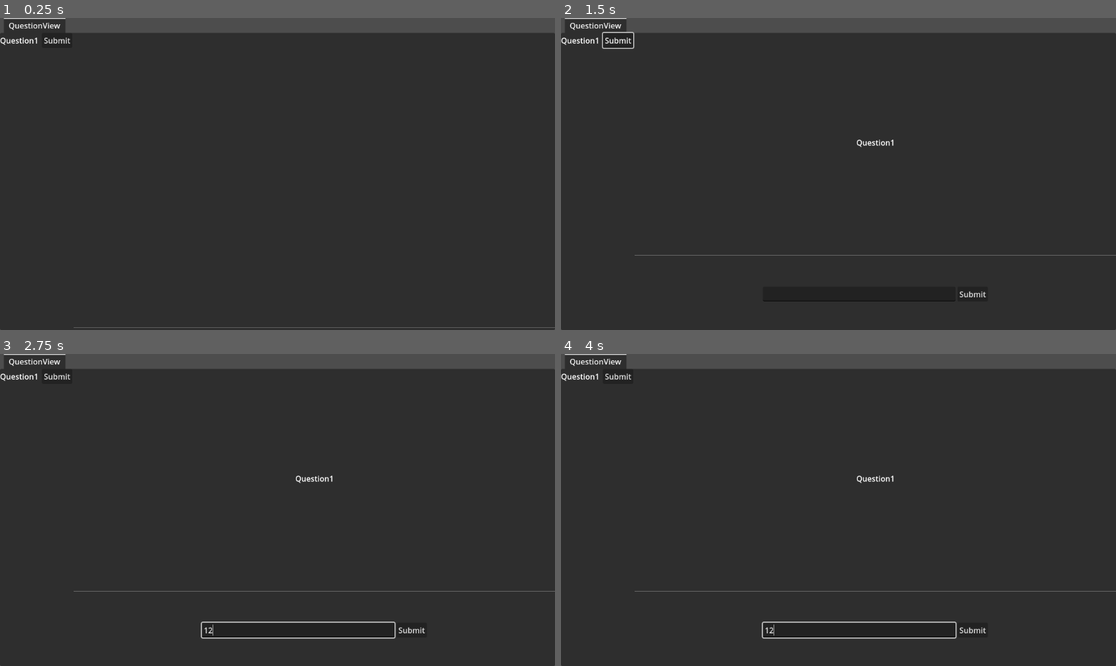
Above: before the commit, frames 1-4 (two rows, left to right).
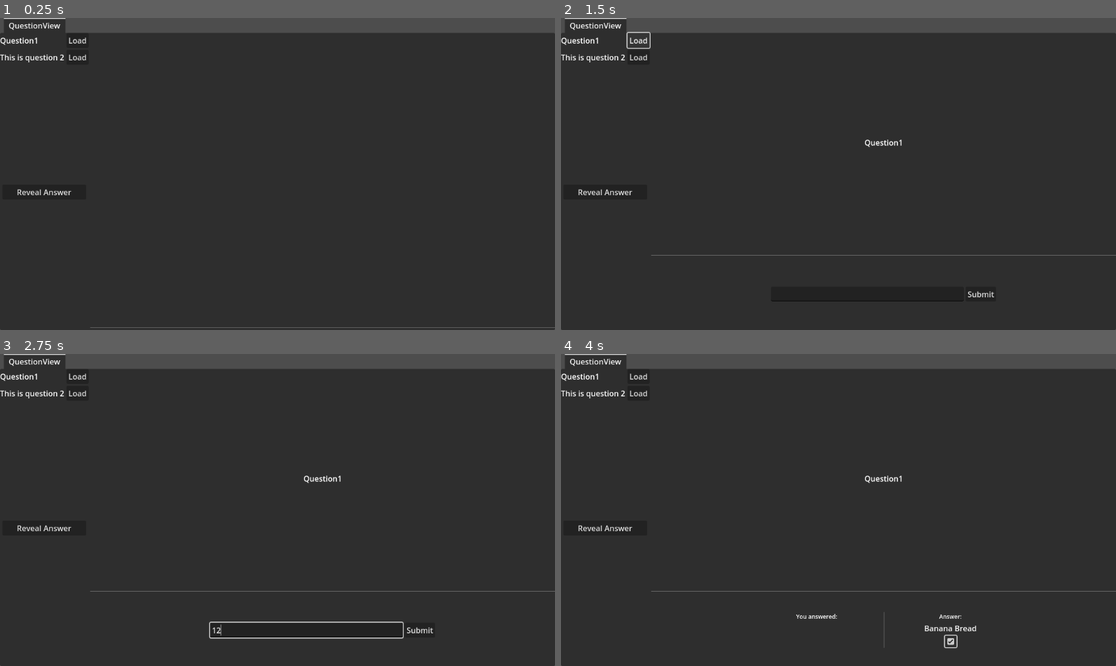
Above: after the commit, the same moments.

Repository: Klawneb/QuizzinMk3
Game: Godot game, scene res://Scenes/HostView/HostView.tscn
Two runs of this game, one before a commit and one after it. Both use one fixed random seed, a clock stepped at 60 frames per second and the inputs below. This scene is started directly instead of the project's main scene.
Inputs (mouse positions are in pixels of both pictures, inside the frame that each line leads up to):
- Up to frame 1 (0.25 s): no input
- Up to frame 2 (1.5 s): click (616, 39) at 0.5 s, where only the run before the commit has a clickable "Submit"; click (638, 39) at 1.25 s, where only the run after the commit has a clickable "Load"
- Up to frame 3 (2.75 s): click (299, 628) at 2.02 s; type "12" at 2.1 s
- Up to frame 4 (4 s): click (605, 528) at 2.75 s, where only the run after the commit has a clickable "Reveal Answer"; click (949, 641) at 3.52 s

The runs differ from the first frame. In frame 1, 0.3% of the frame differs, in the area x 0-17%, y 6-100%; in frame 2, 0.6%; in frame 3, 0.6%; in frame 4, 1.2%, in the area x 0-77%, y 6-95%.

Commit message:
add answering system

Diff:
--- a/Assets/Resources/Question.gd
+++ b/Assets/Resources/Question.gd
@@ -14,7 +14,7 @@
 
 @export var id: String
 @export var main_text: String
-@export var answer: String
+@export var answers: Array[String]
 
 @export var question_type: QuestionType
 @export var answer_type: AnswerType
--- a/Assets/Resources/Questions/Question1.tres
+++ b/Assets/Resources/Questions/Question1.tres
@@ -1,13 +1,11 @@
-[gd_resource type="Resource" script_class="Question" load_steps=3 format=3 uid="uid://guiuhoslgcme"]
+[gd_resource type="Resource" script_class="Question" load_steps=2 format=3 uid="uid://guiuhoslgcme"]
 
 [ext_resource type="Script" path="res://Assets/Resources/Question.gd" id="1_0n7nb"]
-[ext_resource type="PackedScene" uid="uid://cnqa23kwpui2f" path="res://Scenes/Lobby/Lobby.tscn" id="1_vkahi"]
 
 [resource]
 script = ExtResource("1_0n7nb")
 id = "1"
 main_text = "Question1"
-answer = "ASsaasdasd"
+answers = Array[String](["Banana Bread"])
 question_type = 0
 answer_type = 0
-scene = ExtResource("1_vkahi")
--- /dev/null
+++ b/Assets/Resources/Questions/Question2.tres
@@ -0,0 +1,11 @@
+[gd_resource type="Resource" script_class="TextQuestion" load_steps=2 format=3 uid="uid://b2d52mlw2gywp"]
+
+[ext_resource type="Script" path="res://Assets/Resources/TextQuestion.gd" id="1_7nqvd"]
+
+[resource]
+script = ExtResource("1_7nqvd")
+id = "9c4492d3-8585-4f55-b774-d61e5fdb9c9b"
+main_text = "This is question 2"
+answers = Array[String](["Question 2 has", "2 Answers"])
+question_type = 0
+answer_type = 0
--- a/Scenes/HostView/HostView.gd
+++ b/Scenes/HostView/HostView.gd
@@ -7,3 +7,6 @@
 		var question_list_item = load("res://Scenes/HostView/QuestionListItem/QuestionListItem.tscn").instantiate()
 		question_list_item.init(question)
 		question_list.add_child(question_list_item)
+
+func _on_reveal_answer_button_pressed() -> void:
+	QuestionManager.emit_reveal_answer.rpc()
--- a/Scenes/HostView/HostView.tscn
+++ b/Scenes/HostView/HostView.tscn
@@ -37,7 +37,26 @@
 
 [node name="QuestionList" type="VBoxContainer" parent="TabContainer/QuestionView/HBoxContainer/HostSidePanel"]
 layout_mode = 2
+size_flags_vertical = 3
+
+[node name="MarginContainer" type="MarginContainer" parent="TabContainer/QuestionView/HBoxContainer/HostSidePanel"]
+layout_mode = 2
+size_flags_vertical = 3
+theme_override_constants/margin_left = 5
+theme_override_constants/margin_top = 5
+theme_override_constants/margin_right = 5
+theme_override_constants/margin_bottom = 5
+
+[node name="QuestionControls" type="VBoxContainer" parent="TabContainer/QuestionView/HBoxContainer/HostSidePanel/MarginContainer"]
+layout_mode = 2
+size_flags_vertical = 3
+
+[node name="RevealAnswerButton" type="Button" parent="TabContainer/QuestionView/HBoxContainer/HostSidePanel/MarginContainer/QuestionControls"]
+layout_mode = 2
+text = "Reveal Answer"
 
 [node name="QuestionView" parent="TabContainer/QuestionView/HBoxContainer" instance=ExtResource("1_8ifo2")]
 layout_mode = 2
 size_flags_horizontal = 3
+
+[connection signal="pressed" from="TabContainer/QuestionView/HBoxContainer/HostSidePanel/MarginContainer/QuestionControls/RevealAnswerButton" to="." method="_on_reveal_answer_button_pressed"]
--- a/Scenes/HostView/QuestionListItem/QuestionListItem.tscn
+++ b/Scenes/HostView/QuestionListItem/QuestionListItem.tscn
@@ -16,6 +16,6 @@
 
 [node name="SubmitButton" type="Button" parent="."]
 layout_mode = 2
-text = "Submit"
+text = "Load"
 
 [connection signal="pressed" from="SubmitButton" to="." method="_on_submit_button_pressed"]
--- /dev/null
+++ b/Scenes/QuestionView/AnswerRevealed/AnswerMark.gd
@@ -0,0 +1,19 @@
+extends VBoxContainer
+
+@onready var answer_label: Label = $AnswerLabel
+
+var answer: String
+var question: Question
+
+func _ready() -> void:
+	answer_label.text = answer
+
+func init(question: Question, answer: String):
+	self.question = question
+	self.answer = answer
+
+func _on_check_box_toggled(button_pressed: bool) -> void:
+	if button_pressed:
+		AnswerManager.increase_answer_score.rpc_id(1, question.id, Utils.personal_id, 1)
+	else:
+		AnswerManager.increase_answer_score.rpc_id(1, question.id, Utils.personal_id, -1)
--- /dev/null
+++ b/Scenes/QuestionView/AnswerRevealed/AnswerMark.tscn
@@ -0,0 +1,22 @@
+[gd_scene load_steps=2 format=3 uid="uid://bn8xrnsdkk7cj"]
+
+[ext_resource type="Script" path="res://Scenes/QuestionView/AnswerRevealed/AnswerMark.gd" id="1_vmwm6"]
+
+[node name="AnswerMark" type="VBoxContainer"]
+size_flags_horizontal = 3
+size_flags_vertical = 3
+script = ExtResource("1_vmwm6")
+
+[node name="AnswerLabel" type="Label" parent="."]
+layout_mode = 2
+horizontal_alignment = 1
+
+[node name="BoxContainer" type="BoxContainer" parent="."]
+layout_mode = 2
+size_flags_vertical = 3
+alignment = 1
+
+[node name="CheckBox" type="CheckBox" parent="BoxContainer"]
+layout_mode = 2
+
+[connection signal="toggled" from="BoxContainer/CheckBox" to="." method="_on_check_box_toggled"]
--- /dev/null
+++ b/Scenes/QuestionView/AnswerRevealed/AnswerRevealed.gd
@@ -0,0 +1,25 @@
+extends QuestionBase
+
+@onready var your_answer: Label = %YourAnswer
+@onready var answer_mark_container: HBoxContainer = %AnswerMarkContainer
+
+func _ready() -> void:
+	load_your_answer()
+	load_answer_marking()
+
+func load_your_answer():
+	var answer = AnswerManager.get_answer(question.id, Utils.personal_id)
+
+	if not answer:
+		return
+
+	if answer == "":
+		your_answer.text = "Unanswered"
+
+	your_answer.text = answer
+
+func load_answer_marking():
+	for answer in question.answers:
+		var answer_mark = load("res://Scenes/QuestionView/AnswerRevealed/AnswerMark.tscn").instantiate()
+		answer_mark.init(question, answer)
+		answer_mark_container.add_child(answer_mark)
--- /dev/null
+++ b/Scenes/QuestionView/AnswerRevealed/AnswerRevealed.tscn
@@ -0,0 +1,68 @@
+[gd_scene load_steps=4 format=3 uid="uid://ibdedkxdynvm"]
+
+[ext_resource type="Script" path="res://Scenes/QuestionView/AnswerRevealed/AnswerRevealed.gd" id="1_4mw8t"]
+
+[sub_resource type="LabelSettings" id="LabelSettings_b44ln"]
+font_size = 12
+
+[sub_resource type="LabelSettings" id="LabelSettings_3ouw1"]
+font_size = 24
+
+[node name="AnswerRevealed" type="Control"]
+custom_minimum_size = Vector2(0, 150)
+layout_mode = 3
+anchors_preset = 15
+anchor_right = 1.0
+anchor_bottom = 1.0
+grow_horizontal = 2
+grow_vertical = 2
+size_flags_horizontal = 3
+size_flags_vertical = 3
+script = ExtResource("1_4mw8t")
+
+[node name="HBoxContainer" type="HBoxContainer" parent="."]
+layout_mode = 1
+anchors_preset = 14
+anchor_top = 0.5
+anchor_right = 1.0
+anchor_bottom = 0.5
+offset_top = -29.0
+offset_bottom = 29.0
+grow_horizontal = 2
+grow_vertical = 2
+alignment = 1
+
+[node name="VBoxContainer" type="VBoxContainer" parent="HBoxContainer"]
+custom_minimum_size = Vector2(250, 0)
+layout_mode = 2
+
+[node name="Label" type="Label" parent="HBoxContainer/VBoxContainer"]
+layout_mode = 2
+text = "You answered:"
+label_settings = SubResource("LabelSettings_b44ln")
+horizontal_alignment = 1
+
+[node name="YourAnswer" type="Label" parent="HBoxContainer/VBoxContainer"]
+unique_name_in_owner = true
+layout_mode = 2
+label_settings = SubResource("LabelSettings_3ouw1")
+horizontal_alignment = 1
+
+[node name="VSeparator" type="VSeparator" parent="HBoxContainer"]
+layout_mode = 2
+theme_override_constants/separation = 20
+
+[node name="VBoxContainer2" type="VBoxContainer" parent="HBoxContainer"]
+custom_minimum_size = Vector2(250, 0)
+layout_mode = 2
+
+[node name="Label2" type="Label" parent="HBoxContainer/VBoxContainer2"]
+layout_mode = 2
+text = "Answer:"
+label_settings = SubResource("LabelSettings_b44ln")
+horizontal_alignment = 1
+
+[node name="AnswerMarkContainer" type="HBoxContainer" parent="HBoxContainer/VBoxContainer2"]
+unique_name_in_owner = true
+layout_mode = 2
+alignment = 1
--- a/Scenes/QuestionView/AnswerText/AnswerText.gd
+++ b/Scenes/QuestionView/AnswerText/AnswerText.gd
@@ -1,7 +1,32 @@
 extends QuestionBase
 
 @onready var answer_input: LineEdit = $InputContainer/AnswerInput
+@onready var input_container: HBoxContainer = $InputContainer
+@onready var existing_answer_container: HBoxContainer = $ExistingAnswerContainer
+@onready var your_answer: Label = $ExistingAnswerContainer/VBoxContainer/YourAnswer
 
+
+func _ready() -> void:
+	AnswerManager.answers_updated.connect(update_existing_answer)
+
+	if AnswerManager.get_answer(question.id, Utils.personal_id) == "":
+		AnswerManager.add_answer.rpc_id(1, question.id, Utils.personal_id, "")
+
+	update_existing_answer()
 
 func _on_submit_button_pressed() -> void:
 	AnswerManager.add_answer.rpc_id(1, question.id, Utils.personal_id, answer_input.text)
+	set_existing_visible(true)
+
+func _on_edit_button_pressed() -> void:
+	set_existing_visible(false)
+
+func set_existing_visible(is_visible: bool):
+	input_container.visible = !is_visible
+	existing_answer_container.visible = is_visible
+
+func update_existing_answer():
+	var existing_answer = AnswerManager.get_answer(question.id, Utils.personal_id)
+	if existing_answer != "":
+		your_answer.text = existing_answer
+		set_existing_visible(true)
--- a/Scenes/QuestionView/AnswerText/AnswerText.tscn
+++ b/Scenes/QuestionView/AnswerText/AnswerText.tscn
@@ -1,6 +1,12 @@
-[gd_scene load_steps=2 format=3 uid="uid://dq6e7iml8jk2n"]
+[gd_scene load_steps=4 format=3 uid="uid://dq6e7iml8jk2n"]
 
 [ext_resource type="Script" path="res://Scenes/QuestionView/AnswerText/AnswerText.gd" id="1_pxv3a"]
+
+[sub_resource type="LabelSettings" id="LabelSettings_d1dbf"]
+font_size = 12
+
+[sub_resource type="LabelSettings" id="LabelSettings_mfy6e"]
+font_size = 24
 
 [node name="AnswerText" type="Control"]
 custom_minimum_size = Vector2(0, 150)
@@ -32,4 +38,38 @@
 layout_mode = 2
 text = "Submit"
 
+[node name="ExistingAnswerContainer" type="HBoxContainer" parent="."]
+visible = false
+layout_mode = 1
+anchors_preset = 14
+anchor_top = 0.5
+anchor_right = 1.0
+anchor_bottom = 0.5
+offset_top = -29.0
+offset_bottom = 29.0
+grow_horizontal = 2
+grow_vertical = 2
+alignment = 1
+
+[node name="VBoxContainer" type="VBoxContainer" parent="ExistingAnswerContainer"]
+layout_mode = 2
+
+[node name="Label" type="Label" parent="ExistingAnswerContainer/VBoxContainer"]
+layout_mode = 2
+text = "You answered:"
+label_settings = SubResource("LabelSettings_d1dbf")
+horizontal_alignment = 1
+
+[node name="YourAnswer" type="Label" parent="ExistingAnswerContainer/VBoxContainer"]
+layout_mode = 2
+label_settings = SubResource("LabelSettings_mfy6e")
+horizontal_alignment = 1
+
+[node name="EditButton" type="Button" parent="ExistingAnswerContainer"]
+layout_mode = 2
+size_flags_vertical = 4
+size_flags_stretch_ratio = 0.2
+text = "Edit"
+
 [connection signal="pressed" from="InputContainer/SubmitButton" to="." method="_on_submit_button_pressed"]
+[connection signal="pressed" from="ExistingAnswerContainer/EditButton" to="." method="_on_edit_button_pressed"]
--- a/Scenes/QuestionView/QuestionView.gd
+++ b/Scenes/QuestionView/QuestionView.gd
@@ -11,12 +11,16 @@
 	Question.AnswerType.TEXT: "res://Scenes/QuestionView/AnswerText/AnswerText.tscn"
 }
 
+var current_question: Question
+
 func _ready() -> void:
 	QuestionManager.question_load.connect(on_question_load)
+	QuestionManager.answer_reveal.connect(on_answer_revealed)
 
 func on_question_load(question: Question) -> void:
 	Utils.remove_all_children(question_container)
 	Utils.remove_all_children(answer_container)
+	current_question = question
 
 	if question.question_type != Question.QuestionType.NONE:
 		var question_node = load(QuestionScenes[question.question_type]).instantiate()
@@ -27,3 +31,10 @@
 		var answer_node = load(AnswerScenes[question.answer_type]).instantiate()
 		answer_node.init(question)
 		answer_container.add_child(answer_node)
+
+func on_answer_revealed():
+	Utils.remove_all_children(answer_container)
+
+	var revealed_answer = load("res://Scenes/QuestionView/AnswerRevealed/AnswerRevealed.tscn").instantiate()
+	revealed_answer.init(current_question)
+	answer_container.add_child(revealed_answer)
--- a/Scripts/Autoload/AnswerManager.gd
+++ b/Scripts/Autoload/AnswerManager.gd
@@ -5,12 +5,39 @@
 signal answers_updated
 
 @rpc("any_peer", "call_remote", "reliable")
-func add_answer(question_id: String, personal_id: String, answer: String):
+func add_answer(question_id: String, personal_id: String, answer: String) -> void:
 	if not answers.has(question_id):
 		answers[question_id] = {}
 
-	answers[question_id][personal_id] = answer
+	if not answers[question_id].has(personal_id):
+		answers[question_id][personal_id] = {
+			"score": 0
+		}
+
+	answers[question_id][personal_id]["text"] = answer
 	answers_updated.emit()
 
 	if is_multiplayer_authority():
 		add_answer.rpc_id(multiplayer.get_remote_sender_id(), question_id, personal_id, answer)
+
+func get_answer(question_id: String, personal_id: String) -> String:
+	if answer_exists(question_id, personal_id):
+		return answers[question_id][personal_id].text
+
+	return ""
+
+func answer_exists(question_id: String, personal_id: String):
+	if answers.has(question_id):
+		if answers[question_id].has(personal_id):
+			return true
+
+	return false
+
+@rpc("any_peer", "call_remote", "reliable")
+func increase_answer_score(question_id: String, personal_id: String, score: int):
+	if answer_exists(question_id, personal_id):
+		answers[question_id][personal_id].score += score
+	answers_updated.emit()
+
+	if is_multiplayer_authority():
+		increase_answer_score.rpc_id(multiplayer.get_remote_sender_id(), question_id, personal_id, score)
--- a/Scripts/Autoload/QuestionManager.gd
+++ b/Scripts/Autoload/QuestionManager.gd
@@ -3,6 +3,7 @@
 @onready var question_list: Array = load_question_list() as Array[Question]
 
 signal question_load
+signal answer_reveal
 
 func load_question_list() -> Array:
 	var questions: Array = []
@@ -17,3 +18,7 @@
 func emit_load_question(question_dict: Dictionary):
 	var question = dict_to_inst(question_dict) as Question
 	question_load.emit(question)
+
+@rpc("authority", "call_local", "reliable")
+func emit_reveal_answer():
+	answer_reveal.emit()
